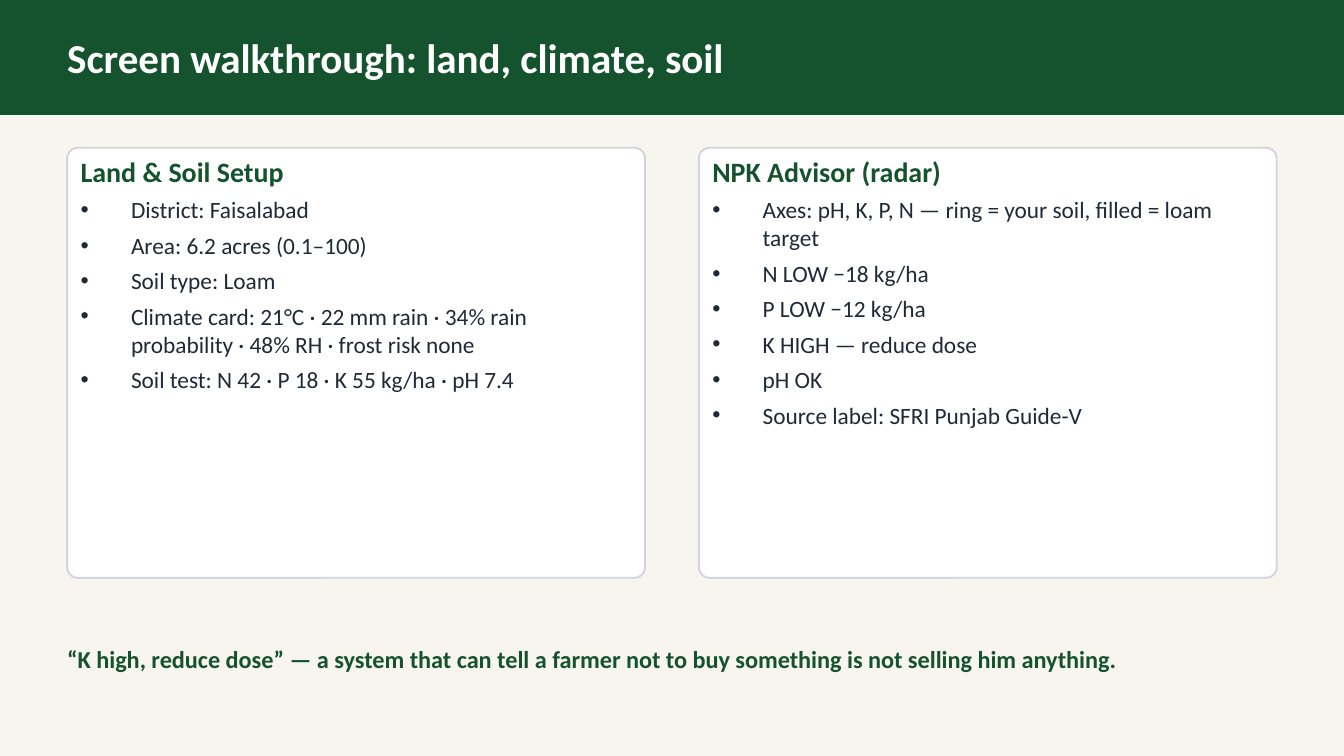
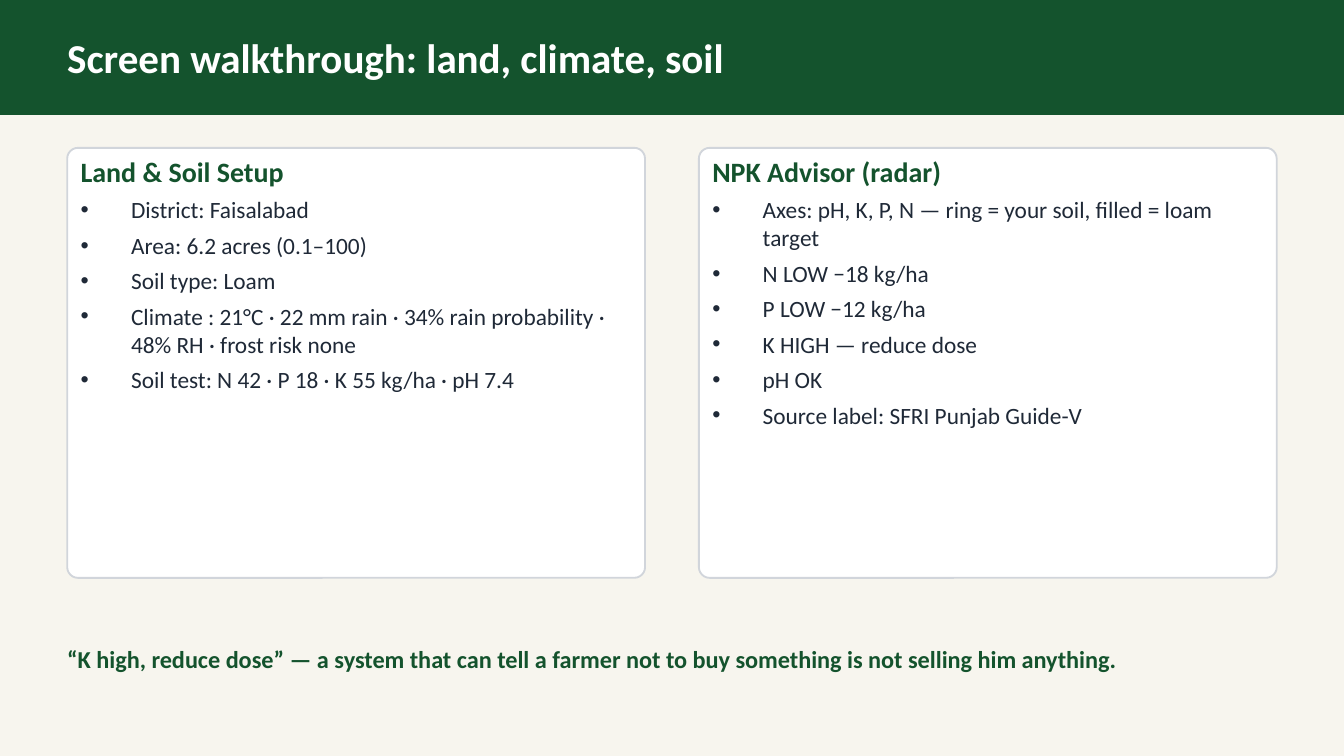
Before and after one commit to abdullahmunir139/my-fyp, a slide deck: slide 8 of deliverables/proposal/ppt/group_2_AgriPulse_Soil-Test_Driven_Farm_Planner.pptx (slide 10 before the commit). Drawn at 1344x756 pixels with LibreOffice and Linux fonts; fonts in the diff are those of the drawing. Boxes give left, top, right and bottom in pixels: in the first picture for what was removed or moved away, otherwise in the second. Text is boxed around its words. In the diff, an @@ line names an element or a change of style, - is before the commit and + after.

```diff
--- a/deliverables/proposal/ppt/group_2_AgriPulse_Soil-Test_Driven_Farm_Planner.pptx
+++ b/deliverables/proposal/ppt/group_2_AgriPulse_Soil-Test_Driven_Farm_Planner.pptx
@@ rounded rectangle at (67,148,645,578): outline #D1D5DB 1 pt to #D1D5DB 0.99 pt @@
@@ text at (131,308,593,353): text changed @@
-• Climate card: 21°C · 22 mm rain · 34% rain probability · 48% RH · frost risk none
+• Climate : 21°C · 22 mm rain · 34% rain probability · 48% RH · frost risk none
```
Also in this commit, not shown: 9 other slides changed, 2 slides added, 8 slides removed, 2 other files.
